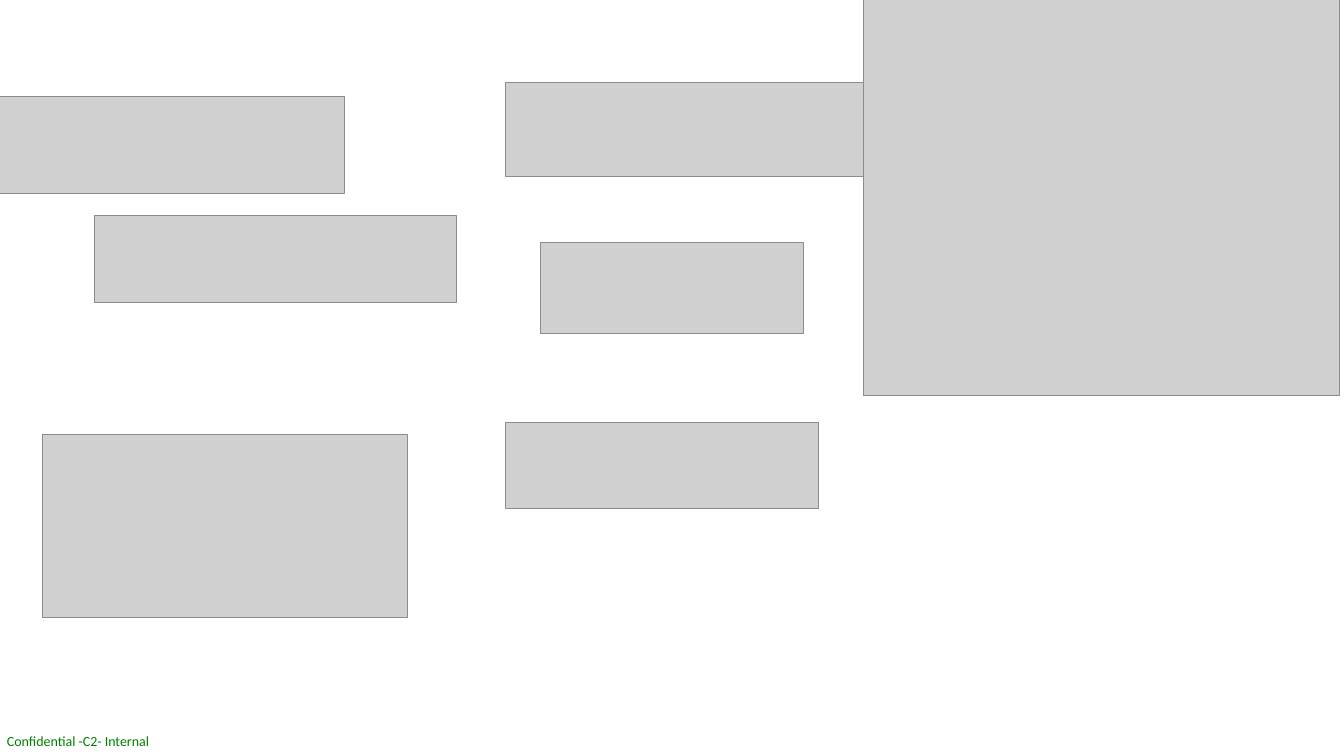
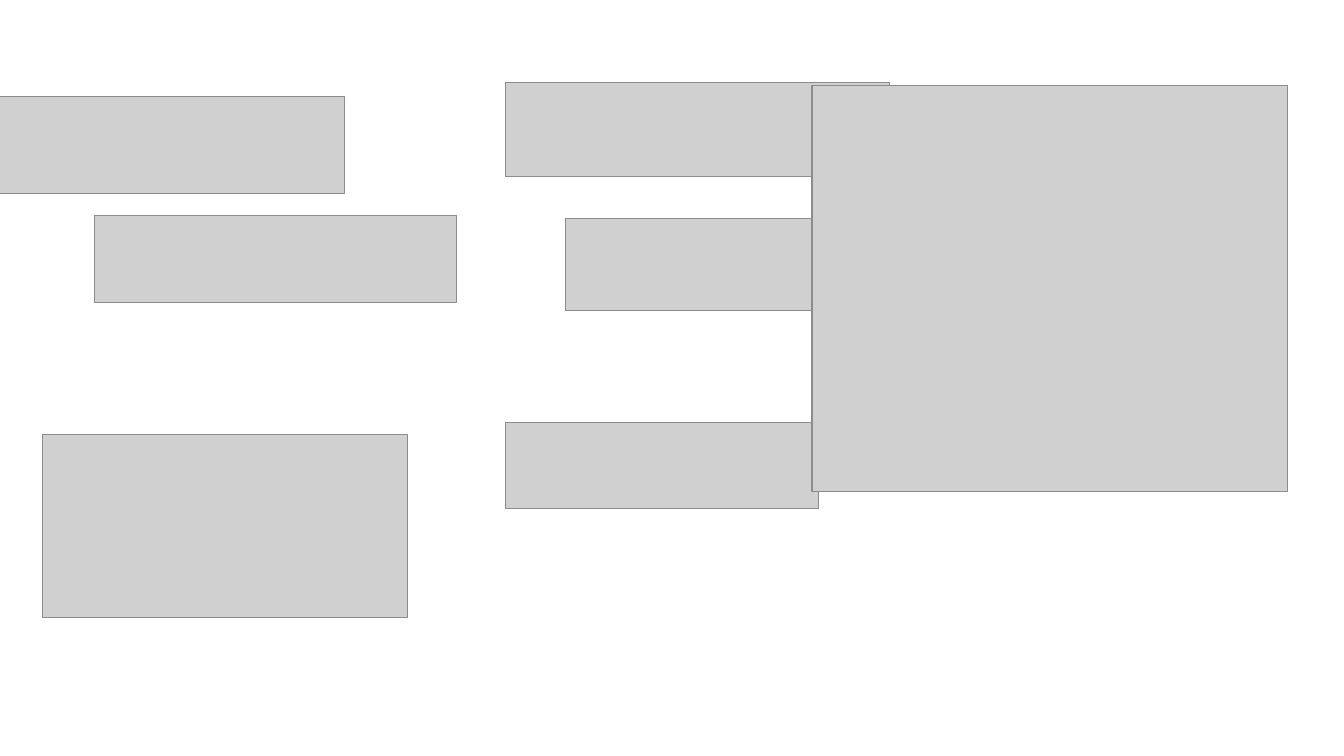
Before and after one commit to dataforgoodfr/13_stop_cyberviolence, a slide deck: slide 13 of data_analyse/power_bi/Design.pptx (slide 2 before the commit). Drawn at 1344x756 pixels with LibreOffice and Linux fonts; fonts in the diff are those of the drawing; grey boxes stand for pictures. Boxes give left, top, right and bottom in pixels: in the first picture for what was removed or moved away, otherwise in the second. Text is boxed around its words. In the diff, an @@ line names an element or a change of style, - is before the commit and + after.

```diff
--- a/data_analyse/power_bi/Design.pptx
+++ b/data_analyse/power_bi/Design.pptx
@@ picture: place and size @@
-picture at <box>864,0,1340,396</box>
+picture at <box>813,86,1289,492</box>
@@ picture: place and size @@
-picture at <box>540,243,804,335</box>
+picture at <box>566,219,829,311</box>
@@ text removed at <box>7,736,149,746</box> @@
-Confidential -C2- Internal
```
Also in this commit, not shown: 3 other slides changed, 18 slides added, 1 slide removed.
